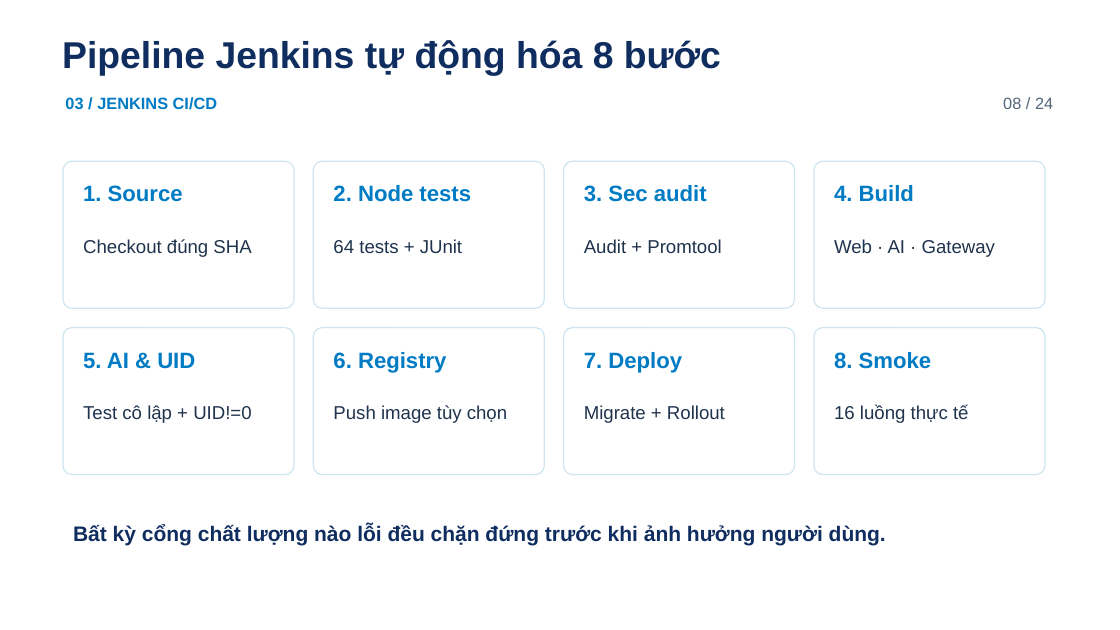
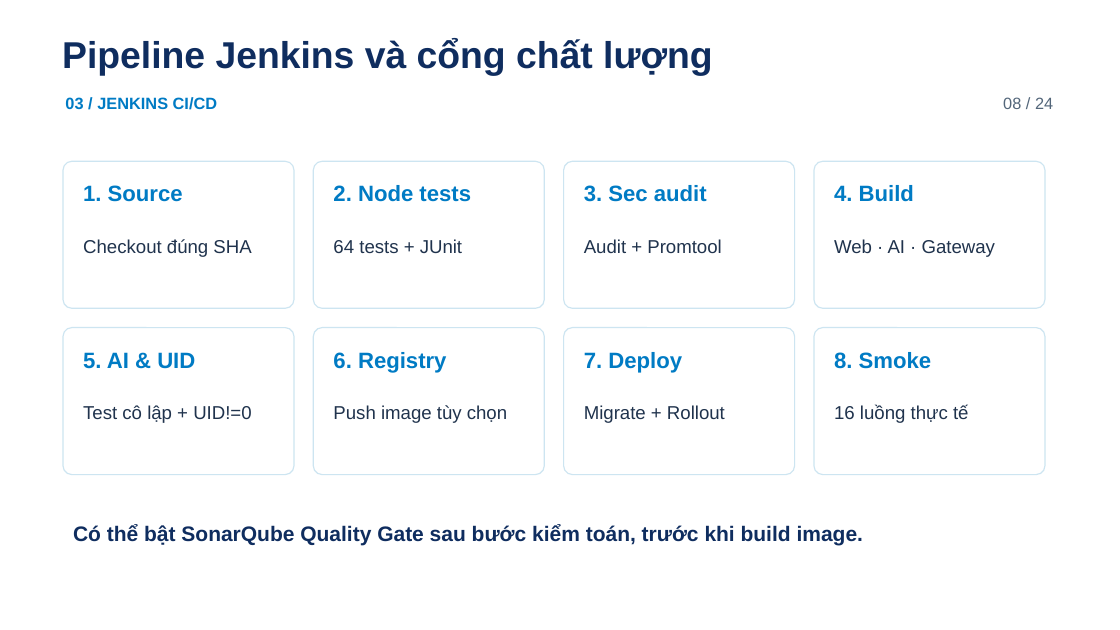
Before and after one commit to hieunofun/cong-nghe-phan-mem, a slide deck: slide 8 of JobLink_Final_Presentation.pptx. Drawn at 1120x630 pixels with LibreOffice and Linux fonts; fonts in the diff are those of the drawing; background and template pictures are left out. Boxes give left, top, right and bottom in pixels: in the first picture for what was removed or moved away, otherwise in the second. Text is boxed around its words. In the diff, an @@ line names an element or a change of style, - is before the commit and + after.

```diff
--- a/JobLink_Final_Presentation.pptx
+++ b/JobLink_Final_Presentation.pptx
@@ text at bbox=[62, 39, 712, 76]: text changed @@
-Pipeline Jenkins tự động hóa 8 bước
+Pipeline Jenkins và cổng chất lượng
@@ text at bbox=[73, 524, 863, 545]: text changed @@
-Bất kỳ cổng chất lượng nào lỗi đều chặn đứng trước khi ảnh hưởng người dùng.
+Có thể bật SonarQube Quality Gate sau bước kiểm toán, trước khi build image.
```
Also in this commit, not shown: 11 other slides changed, 2 slides added, 2 slides removed, 3 other files.
